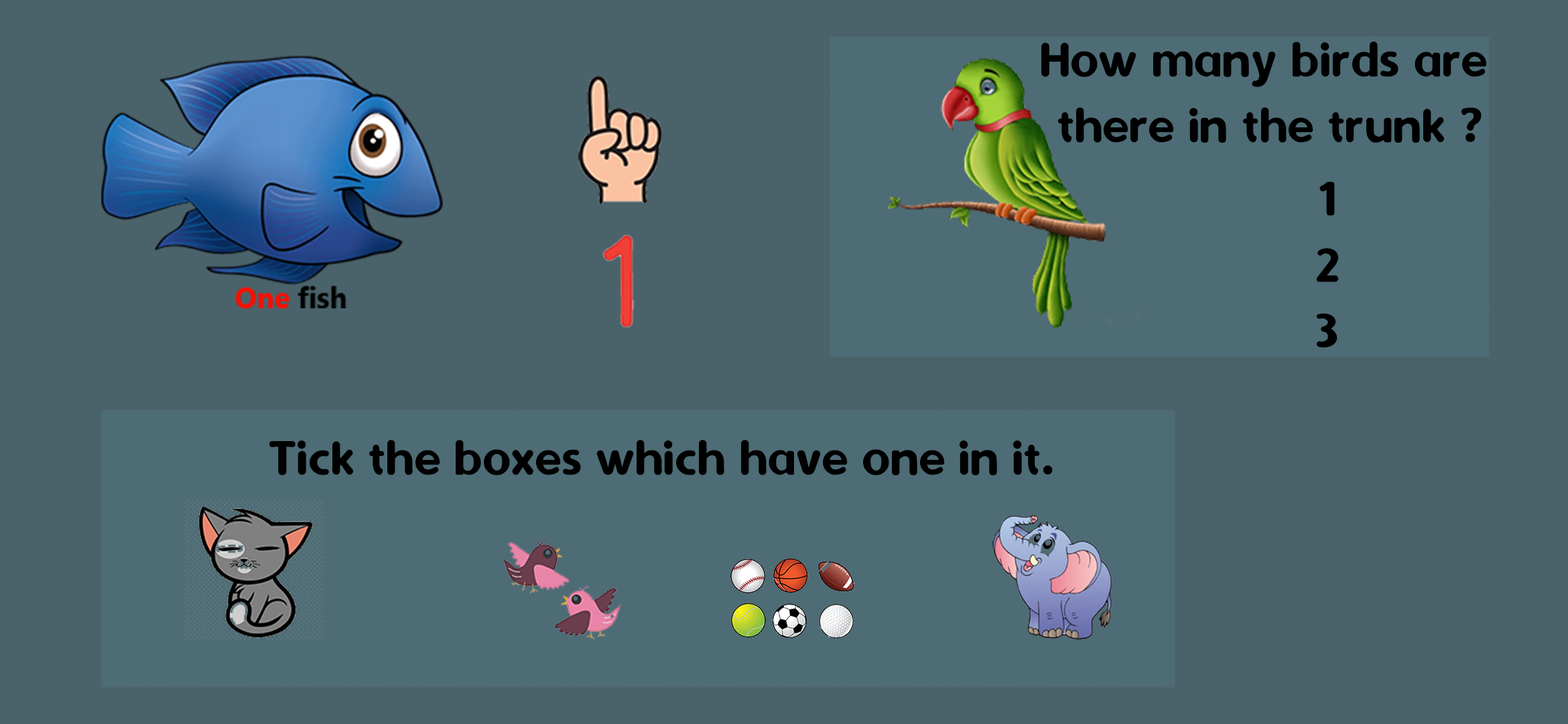
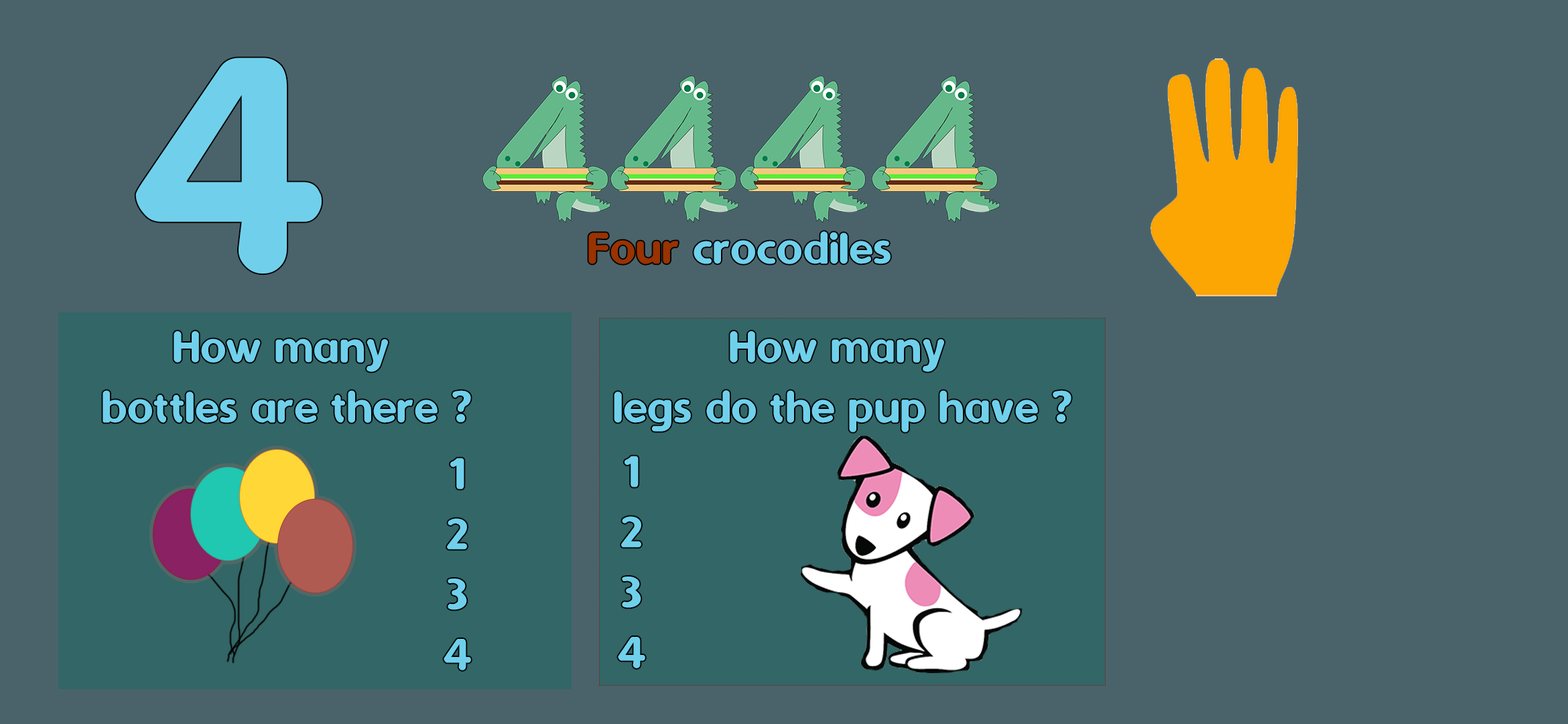
Layer changes from the first 1568 x 724 image to the second:
added layer "Ellipse 1 copy 3" above "Layer 3" over [152,448,354,594]
added layer "Layer 3" above "4 Finger" over [194,521,309,665]
added layer "4 Finger" above "4" over [1149,58,1299,297]
renamed "How many birds are there in the trunk ?" to "4", moved it above "pup", painted on it over [135,41,1487,275]
added layer "pup" above "How many legs do the pup have ?" over [799,434,1024,675]
renamed "Group 1" to "How many legs do the pup have ?", painted on it over [101,331,1176,688]
added layer "How many bottles are there ?" above "1 2 3 4 copy" over [102,331,472,423]
added layer "1 2 3 4 copy" above "Rectangle 1" over [617,455,646,669]
"Rectangle 1": opacity 20% → 100%, moved it above "1 2 3 4", painted on it over [599,36,1490,686]
added layer "1 2 3 4" above "Layer 2" over [443,457,472,671]
moved "Layer 2" above "Four crocodiles", painted on it over [58,36,1490,689]
added layer "Four crocodiles" above "Number 4 -Crocodile copy 3" over [588,231,891,265]
renamed "OneParrot" to "Number 4 -Crocodile copy 3", painted on it over [871,58,1150,329]
removed layer "1 2 3" over [1316,181,1339,348]
added layer "Number 4 -Crocodile copy 2" above "Number 4 -Crocodile copy" over [739,75,868,223]
renamed "OneFinger" to "Number 4 -Crocodile copy", painted on it over [578,75,739,329]
removed layer "OneFish" over [101,55,443,309]
added layer "Number 4 -Crocodile" above "Layer 1" over [482,75,611,223]
added layer "Layer 1" over [58,36,1490,689]
